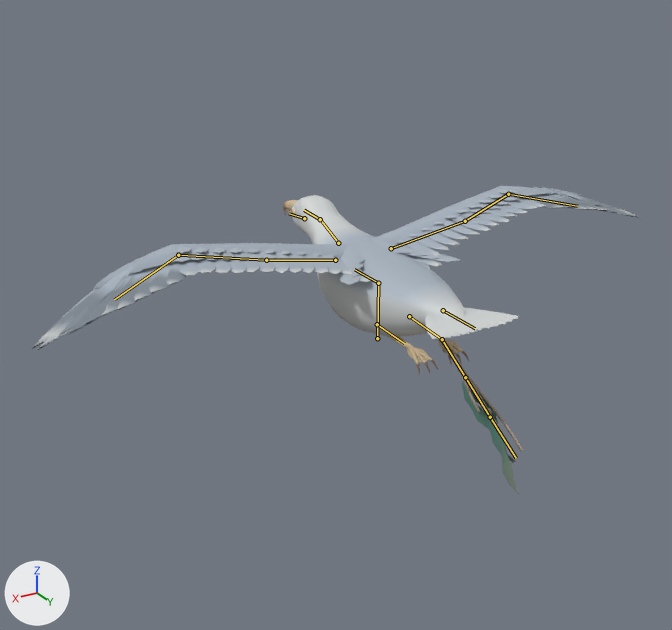
What one commit did to the glTF model assets/creatures/gull_harrier/gull_harrier.glb.
One viewpoint serves both versions: a camera (50 mm lens) standing at (1.74, 2.6, 1.44) and looking at (0.11, -0.11, 0.08). The lights are fixed; the arrows at lower left show +X, +Y and +Z. The older version comes first. The bones that bend it are drawn over the model as lines.

Names of what the first picture shows: 'gull_harrier'.
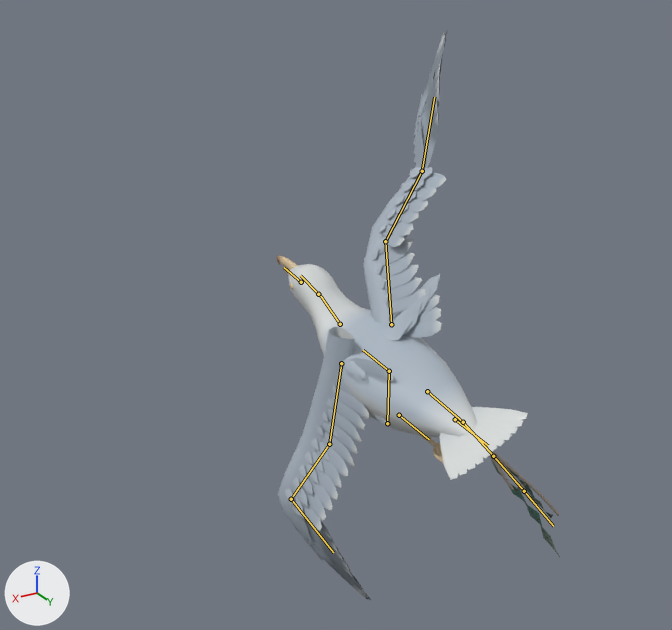
The newer file adds an action. The first version stands in its rest pose; the second is drawn at frame 6 of the action 'hit_b'.

Location of each change, (x1, y1, x2, y2) in pixels of the pictures (672 x 630 px):
'gull_harrier', posed (53% narrower, 85% taller)
    before: (32, 186, 639, 495)
    after: (277, 30, 560, 601)
bone 'root', root to tip
    before: (377, 338) to (378, 283)
    after: (387, 423) to (389, 371)
bone 'body', root to tip
    before: (378, 283) to (354, 269)
    after: (389, 371) to (363, 350)
bone 'neck', root to tip
    before: (338, 243) to (320, 219)
    after: (340, 324) to (319, 293)
bone 'shoulder_l', root to tip
    before: (335, 260) to (266, 260)
    after: (341, 363) to (329, 444)
bone 'elbow_l', root to tip
    before: (266, 260) to (178, 255)
    after: (329, 444) to (291, 499)
bone 'wrist_l', root to tip
    before: (178, 255) to (114, 299)
    after: (291, 499) to (333, 552)
bone 'shoulder_r', root to tip
    before: (391, 248) to (465, 221)
    after: (391, 324) to (385, 241)
bone 'elbow_r', root to tip
    before: (465, 221) to (508, 194)
    after: (385, 241) to (422, 171)
bone 'wrist_r', root to tip
    before: (508, 194) to (577, 206)
    after: (422, 171) to (434, 97)
bone 'twine_0', root to tip
    before: (442, 339) to (465, 377)
    after: (463, 422) to (493, 456)
bone 'twine_1', root to tip
    before: (465, 377) to (490, 417)
    after: (493, 456) to (524, 491)
bone 'twine_2', root to tip
    before: (490, 417) to (516, 458)
    after: (524, 491) to (553, 526)

Patch to the scene script:
```diff
--- a/assets/creatures/gull_harrier/gull_harrier.glb.py
+++ b/assets/creatures/gull_harrier/gull_harrier.glb.py
@@ bone_root @@
 bone_root = bpy.data.objects['Armature'].pose.bones['root']
-bone_root.location = (0.0, 0.0, 0.0)
+bone_root.location = (0.0, -0.319, -0.079)
@@ bone_body @@
 bone_body = bpy.data.objects['Armature'].pose.bones['body']  # child of 'root'
-bone_body.rotation_quaternion = (1.0, 0.0, 0.0, 0.0)  # degrees (0, 0, 0)
+bone_body.rotation_quaternion = (0.971, 0.067, -0.227, 0.016)  # degrees (8, -26, 0)
@@ bone_neck @@
 bone_neck = bpy.data.objects['Armature'].pose.bones['neck']  # child of 'body'
-bone_neck.rotation_quaternion = (1.0, 0.0, 0.0, 0.0)  # degrees (0, 0, 0)
+bone_neck.rotation_quaternion = (0.99, -0.08, 0.102, 0.052)  # degrees (-9, 12, 5)
@@ bone_shoulder_l @@
 bone_shoulder_l = bpy.data.objects['Armature'].pose.bones['shoulder_l']  # child of 'body'
-bone_shoulder_l.rotation_quaternion = (1.0, 0.0, 0.0, 0.0)  # degrees (0, 0, 0)
+bone_shoulder_l.rotation_quaternion = (0.855, -0.514, 0.032, -0.069)  # degrees (-62, -1, -9)
@@ bone_elbow_l @@
 bone_elbow_l = bpy.data.objects['Armature'].pose.bones['elbow_l']  # child of 'shoulder_l'
-bone_elbow_l.rotation_quaternion = (1.0, 0.0, 0.0, 0.0)  # degrees (0, 0, 0)
+bone_elbow_l.rotation_quaternion = (0.996, 0.089, 0.026, 0.014)  # degrees (10, 3, 2)
@@ bone_wrist_l @@
 bone_wrist_l = bpy.data.objects['Armature'].pose.bones['wrist_l']  # child of 'elbow_l'
-bone_wrist_l.rotation_quaternion = (1.0, 0.0, 0.0, 0.0)  # degrees (0, 0, 0)
+bone_wrist_l.rotation_quaternion = (0.977, -0.177, 0.086, 0.088)  # degrees (-20, 12, 8)
@@ bone_shoulder_r @@
 bone_shoulder_r = bpy.data.objects['Armature'].pose.bones['shoulder_r']  # child of 'body'
-bone_shoulder_r.rotation_quaternion = (1.0, 0.0, 0.0, 0.0)  # degrees (0, 0, 0)
+bone_shoulder_r.rotation_quaternion = (0.892, 0.364, -0.038, 0.265)  # degrees (41, -15, 27)
@@ bone_elbow_r @@
 bone_elbow_r = bpy.data.objects['Armature'].pose.bones['elbow_r']  # child of 'shoulder_r'
-bone_elbow_r.rotation_quaternion = (1.0, 0.0, 0.0, 0.0)  # degrees (0, 0, 0)
+bone_elbow_r.rotation_quaternion = (0.889, -0.243, -0.093, -0.377)  # degrees (-23, -20, -42)
@@ bone_wrist_r @@
 bone_wrist_r = bpy.data.objects['Armature'].pose.bones['wrist_r']  # child of 'elbow_r'
-bone_wrist_r.rotation_quaternion = (1.0, 0.0, 0.0, 0.0)  # degrees (0, 0, 0)
+bone_wrist_r.rotation_quaternion = (0.828, 0.24, -0.118, 0.493)  # degrees (18, -26, 57)
@@ bone_twine_0 @@
 bone_twine_0 = bpy.data.objects['Armature'].pose.bones['twine_0']  # child of 'leg_r'
-bone_twine_0.rotation_quaternion = (1.0, 0.0, 0.0, 0.0)  # degrees (0, 0, 0)
+bone_twine_0.rotation_quaternion = (0.998, -0.02, 0.001, 0.0)  # degrees (-2, 0, 0)
@@ bone_twine_1 @@
 bone_twine_1 = bpy.data.objects['Armature'].pose.bones['twine_1']  # child of 'twine_0'
-bone_twine_1.rotation_quaternion = (1.0, 0.0, 0.0, 0.0)  # degrees (0, 0, 0)
+bone_twine_1.rotation_quaternion = (0.997, -0.026, 0.001, 0.0)  # degrees (-3, 0, 0)
@@ bone_twine_2 @@
 bone_twine_2 = bpy.data.objects['Armature'].pose.bones['twine_2']  # child of 'twine_1'
-bone_twine_2.rotation_quaternion = (1.0, 0.0, 0.0, 0.0)  # degrees (0, 0, 0)
+bone_twine_2.rotation_quaternion = (0.995, -0.031, 0.001, 0.0)  # degrees (-4, 0, 0)
```
